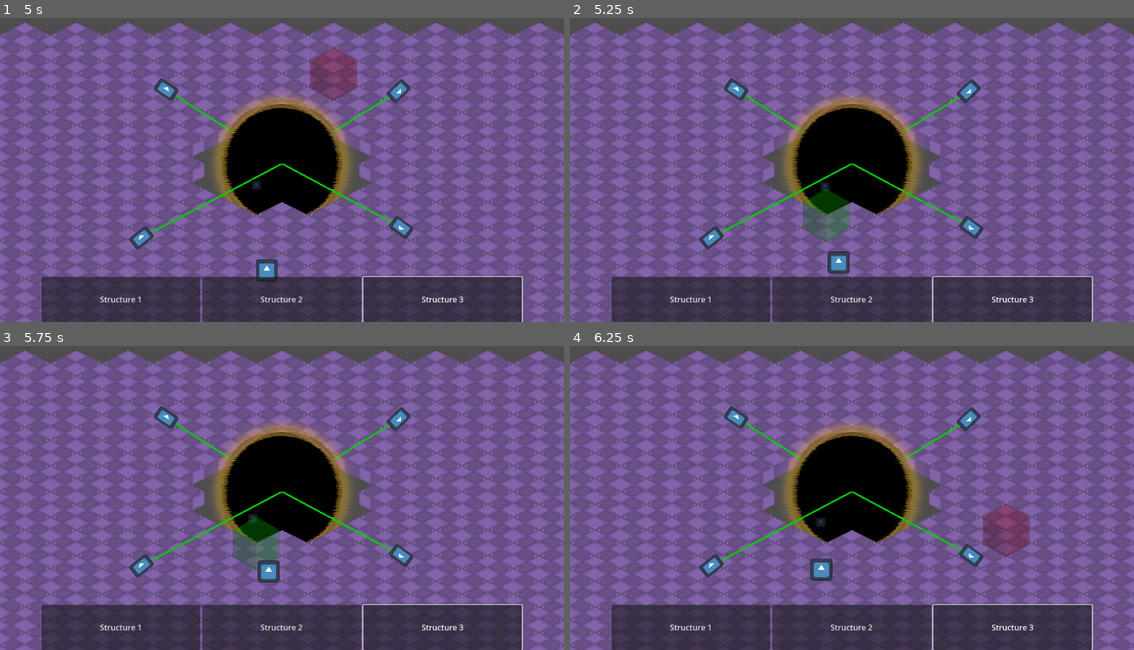
Above: before the commit, frames 1-4 (two rows, left to right).
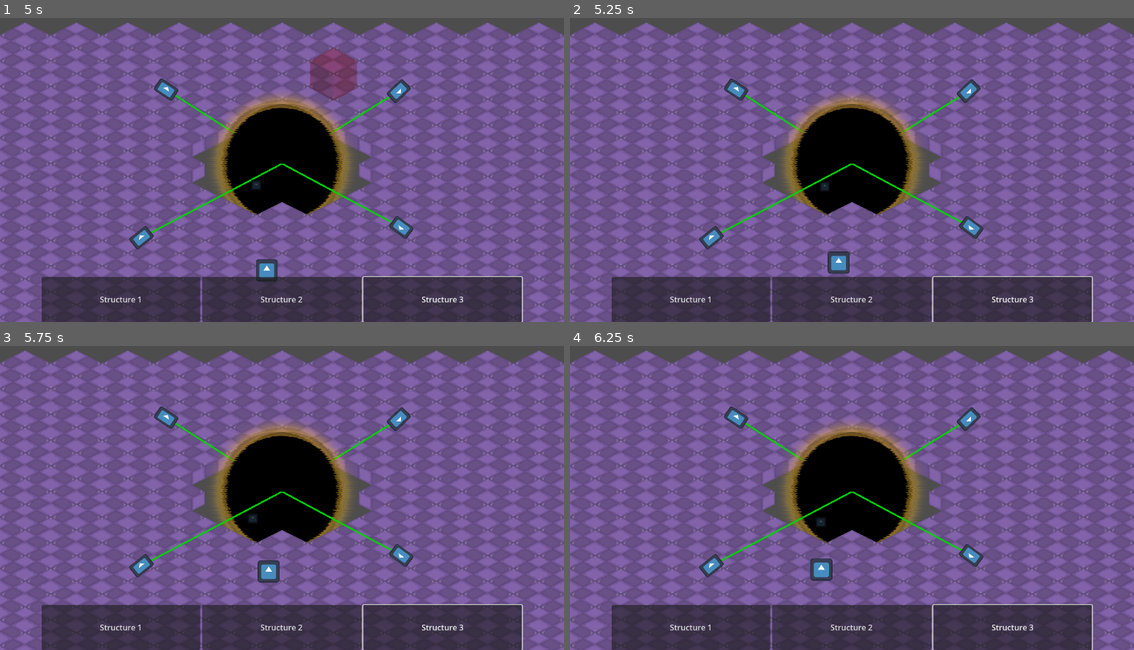
Above: after the commit, the same moments.

Repository: jkostello/Godot-Wild-Jam-69
Game: Godot game, scene res://level.tscn
Same seed, same stepped clock (60 frames per second), same inputs: the game is played once before the commit and once after it. The engine's default icon, where the game draws it, is replaced by a stand-in: a white triangle on a blue panel in a dark square.
Inputs (mouse positions are in pixels of both pictures, inside the frame that each line leads up to):
- Up to frame 1 (5 s): click "Structure 1" at 0.5 s; click "Structure 2" at 1.25 s; click "Structure 3" at 2 s; tap Enter at 2.75 s; move the mouse to (406, 148) at 2.77 s; hold D (right) 2.78-3.53 s; hold Space 2.78-3.53 s; click (406, 148) at 2.92 s; move the mouse to (169, 179) at 3.52 s; hold S (down) 3.53-4.28 s; tap Space at 3.6, 3.77, 4.07 s; click (169, 179) at 3.67 s; move the mouse to (338, 94) at 4.27 s; hold D (right) from 4.28 s (still down); hold Space from 4.28 s (still down); click (338, 94) at 4.42 s
- Up to frame 2 (5.25 s): move the mouse to (823, 227) at 5.02 s; release D (right) at 5.03 s; release Space at 5.03 s; hold W (up) from 5.03 s (still down); tap Space at 5.1 s; click (823, 227) at 5.17 s
- Up to frame 3 (5.75 s): keep holding W (up); tap Space at 5.27, 5.57 s
- Up to frame 4 (6.25 s): move the mouse to (1021, 540) at 5.77 s; release W (up) at 5.78 s; hold A (left) from 5.78 s (still down); hold Space from 5.78 s (still down); click (1021, 540) at 5.92 s

Frame 1 is identical in both runs. In frame 2, 1.1% of the frame differs, in the area x 41-50%, y 56-74%; in frame 3, 1.0%; in frame 4, 1.1%, in the area x 73-82%, y 51-70%.

Commit message:
Cleaned up code
Removed excess pass statements, excess white space, added comments

Diff:
--- a/UI/options.gd
+++ b/UI/options.gd
@@ -21,13 +21,10 @@
 	_create_action_list()
 	hide()
 
-func _on_back_pressed():
-	hide()
-
-# Creates all remap buttons
+# Initially creates all remap buttons
 func _create_action_list():
 	InputMap.load_from_project_settings()
-	for item in action_list.get_children():
+	for item in action_list.get_children(): # Remove temp button
 		item.queue_free()
 
 	# Loops through controls, adds button
@@ -63,20 +60,22 @@
 			if (event is InputEventMouseButton && event.double_click):
 				event.double_click = false
 
+			# Remove old action & add new one
 			InputMap.action_erase_events(action_to_remap)
 			InputMap.action_add_event(action_to_remap, event)
 			_update_action_list(remapping_button, event)
 
+			# Reset variables
 			is_remapping = false
 			action_to_remap = null
 			remapping_button = null
 
 			accept_event()
 
-
+# Displays new action text
 func _update_action_list(button, event):
 	button.find_child("InputLabel").text = event.as_text().trim_suffix(" (Physical)")
 
-
+# Reset all keybinds to default
 func _on_reset_button_pressed():
 	_create_action_list()
--- a/enemy.gd
+++ b/enemy.gd
@@ -1,36 +1,37 @@
 extends CharacterBody2D
 
+@export var speed := 50.0
+@onready var nav_agent : NavigationAgent2D = $NavigationAgent2D
+var player : CharacterBody2D
 
-@export var speed := 50.0
-
-
-@onready var nav_agent : NavigationAgent2D = $NavigationAgent2D
-
-var player : CharacterBody2D
 
 func _ready():
 	player = get_tree().get_first_node_in_group("Player")
 
-
 func _physics_process(delta):
 	var closest_target : Vector2
+	# Sets closest_target to first turret
 	if get_tree().get_first_node_in_group("Turret"):
 		closest_target = get_tree().get_first_node_in_group("Turret").global_position
+
+		# Checks if closer turret exists
 		for t in get_tree().get_nodes_in_group("Turret"):
 			var t_dist = global_position.distance_to(t.global_position)
 			if t_dist < global_position.distance_to(closest_target) and t_dist < 200.0: # 200.0 should be turret range
 				closest_target = t.global_position
 
-	if not closest_target: # Checks if
+	# If no turrets, set target to laser
+	if not closest_target:
 		if get_tree().get_first_node_in_group("Laser"):
 			closest_target = get_tree().get_first_node_in_group("Laser").global_position
+
+			# Checks if closer laser exists
 			for l in get_tree().get_nodes_in_group("Laser"):
 				var l_dist = global_position.distance_to(l.global_position)
 				if l_dist < global_position.distance_to(closest_target):
 					closest_target = l.global_position
 
 	nav_agent.target_position = closest_target
-	print(nav_agent.target_position)
 	var direction = to_local(nav_agent.get_next_path_position()).normalized()
 
 	if $InactivityTimer.time_left > 0:
--- a/laser.gd
+++ b/laser.gd
@@ -1,29 +1,25 @@
 extends Node2D
 
-
 @export var durability := 100.0
-
 var colliding_enemies := 0
 
+# Show lasers
 func _ready():
 	$Line2D.points[0] = to_local(Vector2.ZERO)
 
-
+# Decrease durability when enemies in range
 func _physics_process(delta):
 	durability -= colliding_enemies * delta
 	durability -= pow(randf_range(0.0, 2.0), 2.0) / 8 * delta
 
+	# Remove turret on 0 durability
 	if durability <= 0.0:
-		die()
+		queue_free()
 
-
+# Add enemy on entrance
 func _on_area_2d_body_entered(body):
 	colliding_enemies += 1
 
-
+# Remove enemy on leave
 func _on_area_2d_body_exited(body):
 	colliding_enemies -= 1
-
-
-func die():
-	queue_free()
--- a/level.gd
+++ b/level.gd
@@ -1,12 +1,10 @@
 extends Node2D
 
-
-
+# End game if all lasers die
 func _physics_process(delta):
 	if not get_tree().get_nodes_in_group("Laser"):
 		end_game()
 
-
-
+# TODO: finish function
 func end_game():
 	pass
--- a/player.gd
+++ b/player.gd
@@ -1,15 +1,12 @@
 extends CharacterBody2D
-
 
 @export var speed = 300.0
 
-
+# Player movement
 func _physics_process(delta):
 	var direction = Vector2(Input.get_axis("left", "right"), Input.get_axis("up", "down"))
 	direction = direction.normalized()
 	velocity = direction * speed
 	velocity = velocity.move_toward(Vector2.ZERO, speed / 4)
 
-
-
 	move_and_slide()
--- a/structure_handler.gd
+++ b/structure_handler.gd
@@ -1,11 +1,10 @@
 extends Control
-
 
 @onready var structure_but_1 : Button = $VBoxContainer/buttonHolder/HBoxContainer/structureBut1
 @onready var structure_but_2 : Button = $VBoxContainer/buttonHolder/HBoxContainer/structureBut2
 @onready var structure_but_3 : Button = $VBoxContainer/buttonHolder/HBoxContainer/structureBut3
 @onready var highlight_block : Sprite2D = $highlightBlock
-@onready var tile_map : TileMap = get_node(self.get_meta("activeTilemap")) #Gets and sets a reference to the currently used tilemap
+@onready var tile_map : TileMap = get_node(self.get_meta("activeTilemap"))
 @onready var player : Node2D = get_node(self.get_meta("playerNode"))
 @onready var turret = preload("res://turret.tscn")
 
@@ -13,58 +12,60 @@
 var clicked_cell := Vector2.ZERO
 var coords := Vector2.ZERO
 
-# Called when the node enters the scene tree for the first time.
+# Remove highlight_block from structure_handler, add to level
 func _ready():
-	print(tile_map)
 	self.remove_child(highlight_block)
 	get_tree().current_scene.call_deferred("add_child", highlight_block)
-	pass # Replace with function body.
 
-# Called every frame. 'delta' is the elapsed time since the previous frame.
+# Change highlight block color, move block
 func _process(delta):
 	getBlockVector()
 	highlight_block.position = coords
 
-	pass
 
 func getBlockVector():
+	# Get tile map position of mouse
 	clicked_cell = tile_map.local_to_map(tile_map.get_local_mouse_position())
 	coords = tile_map.to_global(tile_map.map_to_local(clicked_cell))
-	if coords.distance_to(player.position) < 500:
+
+	if coords.distance_to(player.position) < 500: # If in range, color green
 		highlight_block.modulate = Color(0,1,0,0.3)
-	else:
+	else: # If not in range, color red
 		highlight_block.modulate = Color(1,0,0,0.3)
 
+# Called on structure button press
+# Selects correct structure, shows highlight block
+# TODO: finish structures 2 & 3
 func onButtonPressed(butNum):
 	match butNum:
-		1:
+		1: # Turret
 			structure_selected = 1
 			highlight_block.visible = true
 		2:
 			structure_selected = 2
 		3:
 			structure_selected = 3
-	print("Structure Selected: ", structure_selected)
-	pass # Replace with function body.
 
+# Creates structures
 func buildStructure():
+	# Create structure 1
 	if structure_selected == 1:
 		var new_t = turret.instantiate()
 		get_tree().current_scene.add_child(new_t)
 		new_t.position = coords
+
+	# Deselect structure, hide highlight_block
 	structure_selected = 0
 	highlight_block.visible = false
-	pass
+
 
 func _input(event):
+	# If left mouse button pressed and in range, place structure
 	if event is InputEventMouseButton:
-		if (event.is_pressed() and event.button_index == MOUSE_BUTTON_LEFT):
-			print(clicked_cell)
-			print(tile_map.get_local_mouse_position().distance_to(player.position))
-			if structure_selected == 1 and coords.distance_to(player.position) < 500:
-				buildStructure()
+		if (event.is_pressed() and event.button_index == MOUSE_BUTTON_LEFT and coords.distance_to(player.position) < 500):
+			buildStructure()
+
+	# If space pressed, deslect structure
 	if event is InputEventKey:
 		if (Input.is_key_pressed(KEY_SPACE) and not event.is_echo()):
 			structure_selected = 0
-			print("Structure Selected: ", structure_selected)
-	pass
--- a/turret.gd
+++ b/turret.gd
@@ -1,12 +1,4 @@
 extends Structure
 
-
-# Called when the node enters the scene tree for the first time.
 func _ready():
 	add_to_group("Turret")
-	pass # Replace with function body.
-
-
-# Called every frame. 'delta' is the elapsed time since the previous frame.
-func _process(delta):
-	pass
--- a/void.gd
+++ b/void.gd
@@ -2,11 +2,12 @@
 
 @onready var enemy = preload("res://enemy.tscn")
 
+# Creates enemies
 func _physics_process(delta):
 	randomize()
 
+	# Randomizes spawning & location
 	if randi_range(0, 100) < 1:
 		var new_e = enemy.instantiate()
 		get_tree().current_scene.add_child(new_e)
 		new_e.position = Vector2(randf_range(-10.0,10.0), randf_range(-10.0,10.0))
-		print(new_e.position)
